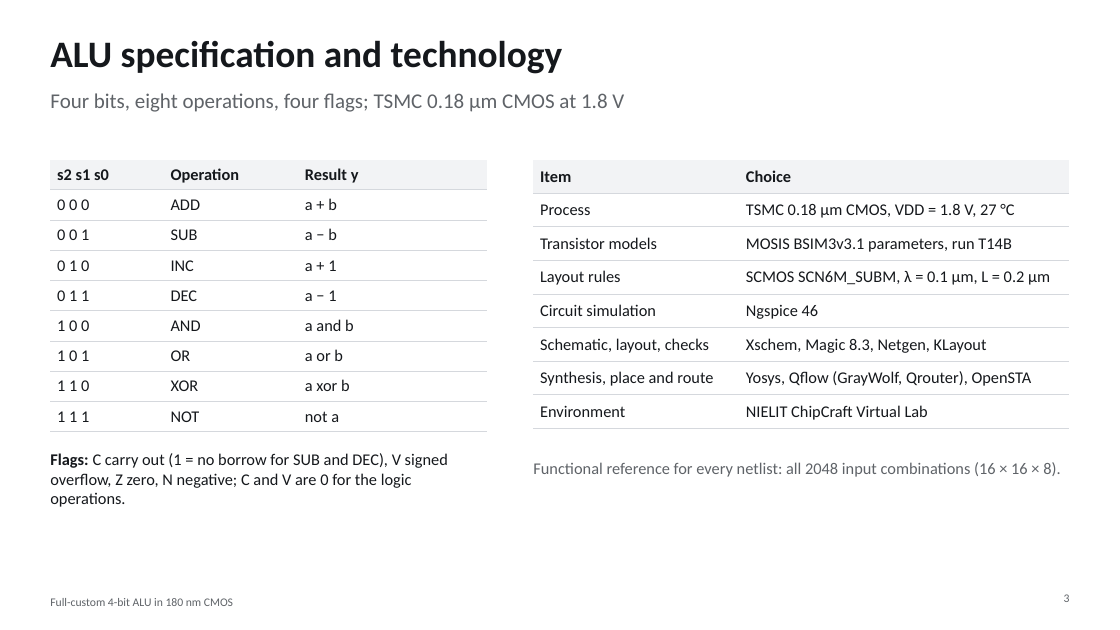
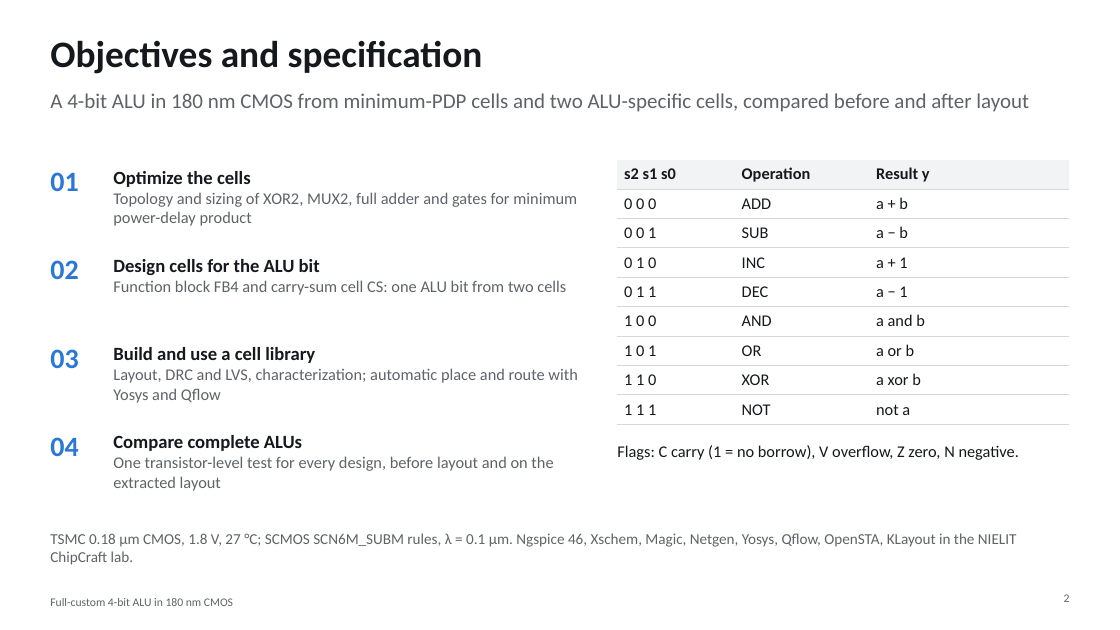
Before and after one commit to manshukgarg/alu-fullcustom-180nm, a slide deck: slide 2 of docs/presentation/ALU4_180nm_presentation.pptx (slide 3 before the commit). Drawn at 1120x630 pixels with LibreOffice and Linux fonts; fonts in the diff are those of the drawing. Boxes give left, top, right and bottom in pixels: in the first picture for what was removed or moved away, otherwise in the second. Text is boxed around its words. In the diff, an @@ line names an element or a change of style, - is before the commit and + after.

```diff
--- a/docs/presentation/ALU4_180nm_presentation.pptx
+++ b/docs/presentation/ALU4_180nm_presentation.pptx
@@ title at box(50, 40, 483, 74): text changed @@
-ALU specification and technology
+Objectives and specification
@@ text at box(50, 93, 1029, 112): text changed @@
-Four bits, eight operations, four flags; TSMC 0.18 µm CMOS at 1.8 V
+A 4-bit ALU in 180 nm CMOS from minimum-PDP cells and two ALU-specific cells, compared before and after layout
@@ text added at box(50, 172, 78, 191), 24 pt, text #2A78D6, bold @@
+01
@@ table removed at box(534, 160, 1070, 424), 8 rows, 2 columns @@
-Item | Choice
-Process | TSMC 0.18 µm CMOS, VDD = 1.8 V, 27 °C
-Transistor models | MOSIS BSIM3v3.1 parameters, run T14B
-Layout rules | SCMOS SCN6M_SUBM, λ = 0.1 µm, L = 0.2 µm
-Circuit simulation | Ngspice 46
-Schematic, layout, checks | Xschem, Magic 8.3, Netgen, KLayout
-Synthesis, place and route | Yosys, Qflow (GrayWolf, Qrouter), OpenSTA
-Environment | NIELIT ChipCraft Virtual Lab
@@ table: place and size @@
-table at box(50, 160, 487, 426)
+table at box(618, 160, 1070, 419)
@@ text added at box(113, 192, 577, 226), 14 pt, text #5F6368 @@
+Optimize the cells
+Topology and sizing of XOR2, MUX2, full adder and gates for minimum power-delay product
@@ text added at box(50, 260, 78, 279), 24 pt, text #2A78D6, bold @@
+02
@@ text added at box(113, 259, 566, 295), 14 pt, text #5F6368 @@
+Design cells for the ALU bit
+Function block FB4 and carry-sum cell CS: one ALU bit from two cells
@@ text added at box(50, 349, 78, 368), 24 pt, text #2A78D6, bold @@
+03
@@ text added at box(113, 347, 577, 403), 14 pt, text #5F6368 @@
+Build and use a cell library
+Layout, DRC and LVS, characterization; automatic place and route with Yosys and Qflow
@@ text added at box(50, 437, 78, 456), 24 pt, text #2A78D6, bold @@
+04
@@ text added at box(113, 435, 553, 491), 14 pt, text #5F6368 @@
+Compare complete ALUs
+One transistor-level test for every design, before layout and on the extracted layout
@@ text at box(617, 445, 1019, 460): text changed @@
-Flags: C carry out (1 = no borrow for SUB and DEC), V signed overflow, Z zero, N negative; C and V are 0 for the logic operations.
+Flags: C carry (1 = no borrow), V overflow, Z zero, N negative.
@@ text removed at box(533, 462, 1060, 477) @@
-Functional reference for every netlist: all 2048 input combinations (16 × 16 × 8).
@@ text added at box(50, 533, 1017, 565), 13 pt, text #5F6368 @@
+TSMC 0.18 µm CMOS, 1.8 V, 27 °C; SCMOS SCN6M_SUBM rules, λ = 0.1 µm. Ngspice 46, Xschem, Magic, Netgen, Yosys, Qflow, OpenSTA, KLayout in the NIELIT ChipCraft lab.
```
Also in this commit, not shown: 2 other slides changed, 2 slides added, 13 slides removed, 1 other file.
